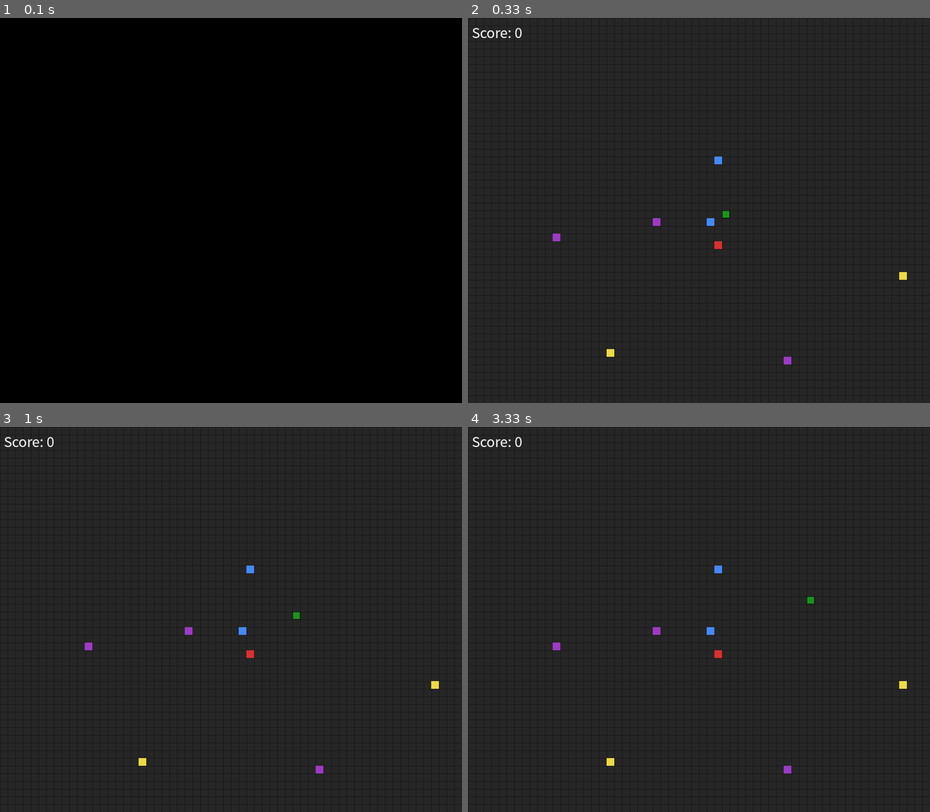
Above: before the commit, frames 1-4 (two rows, left to right).
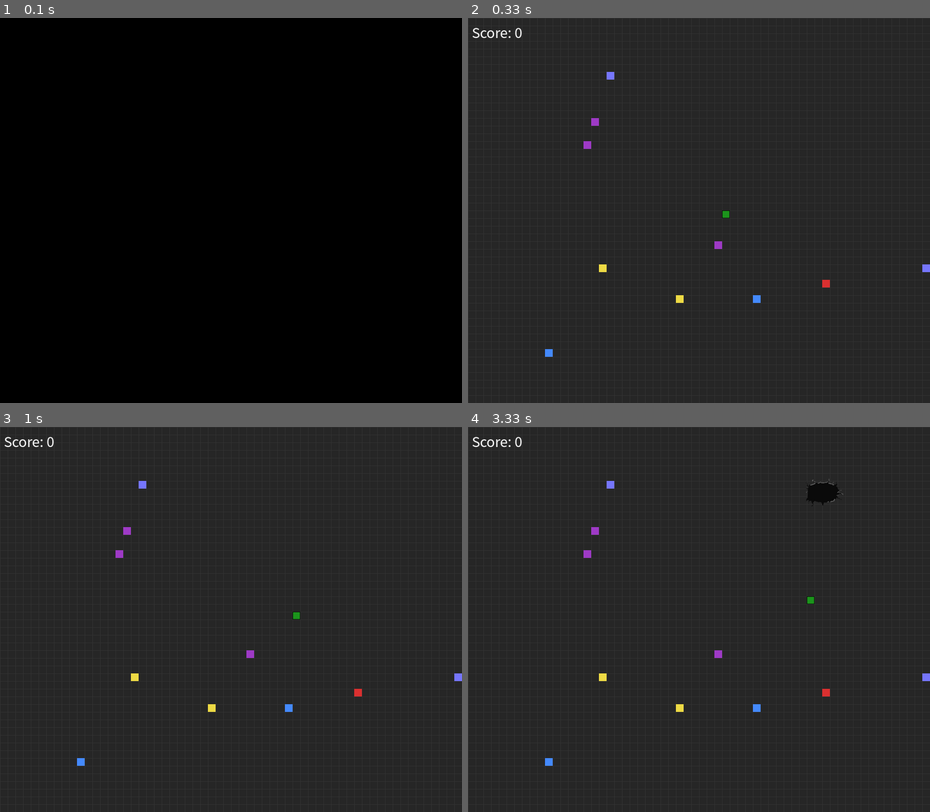
Above: after the commit, the same moments.

Repository: Hoseo20260180/my-first-game
Game: pygame game, started from snake/snake.py
The game is run twice, just before and just after one commit, with the same random seed, the same clock (stepped at 60 frames per second) and the same inputs.
Inputs:
- Up to frame 1 (0.1 s): no input
- Up to frame 2 (0.33 s): no input
- Up to frame 3 (1 s): hold Up from 0.83 s (still down)
- Up to frame 4 (3.33 s): release Up at 1.3 s; hold Right 1.33-1.8 s; hold Down 2.4-2.7 s; hold Left 2.73-3.13 s; hold Up from 3.17 s (still down)

Frame 1 is identical in both runs. In frame 2, 13% of the frame differs, in the area x 0-100%, y 0-100%; in frame 3, 13%; in frame 4, 14%.

Commit message:
2026_04_14

Diff:
--- a/snake/snake.py
+++ b/snake/snake.py
@@ -4,115 +4,131 @@
 
 pygame.init()
 
-
+# ------------------ 폰트 ------------------
 def get_korean_font(size):
-    candidates = ["malgungothic", "applegothic", "nanumgothic", "notosanscjk"]
-    for name in candidates:
+    for name in ["malgungothic", "applegothic", "nanumgothic", "notosanscjk"]:
         font = pygame.font.SysFont(name, size)
         if font.get_ascent() > 0:
             return font
     return pygame.font.SysFont(None, size)
 
+# ------------------ 설정 ------------------
 WIDTH, HEIGHT = 1200, 1000
 CELL = 20
-FPS = 10
-SPEED = 10 # 시작 속도값
-#아이템 갯수 최댓값
+SPEED = 10
+
 POISON_COUNT = 3
 INV_COUNT = 2
 SPEED_COUNT = 2
-
+SLOW_COUNT = 2
+
+SAFE_DISTANCE = 6
+HOLE_MIN_W, HOLE_MAX_W = 4, 7
+
+INV_DURATION = 5
+SPEED_DURATION = 5
+SLOW_DURATION = 5
+
+# ------------------ 색상 ------------------
 WHITE = (255, 255, 255)
 BLACK = (0, 0, 0)
 GREEN = (50, 200, 50)
 DARK = (30, 150, 30)
 RED = (220, 50, 50)
 GRAY = (40, 40, 40)
+GRID = (55, 55, 55)
 PURPLE = (160, 60, 200)
 YELLOW = (240, 220, 70)
 BLUE = (70, 140, 255)
-
+CYAN = (120, 120, 255)
+
+# ------------------ 화면 ------------------
 screen = pygame.display.set_mode((WIDTH, HEIGHT))
 pygame.display.set_caption("Snake")
 clock = pygame.time.Clock()
+
 font = get_korean_font(36)
 font_big = get_korean_font(72)
 
-# --- 사운드 자리 ---
-# eat_sound = pygame.mixer.Sound("eat.wav")
-# die_sound = pygame.mixer.Sound("die.wav")
-
-
-def new_food(snake): #열매 생성
-    while True:
+# ------------------ 구멍 ------------------
+hole_img = pygame.image.load("asset/hole.png").convert_alpha()
+
+# ------------------ 안전 생성 ------------------
+def new_items(count, snake, occupied):
+    items = []
+    tries = 0
+
+    while len(items) < count and tries < 2000:
+        tries += 1
+
         pos = (
             random.randrange(0, WIDTH // CELL) * CELL,
             random.randrange(0, HEIGHT // CELL) * CELL,
         )
+
+        if pos in snake:
+            continue
+        if pos in occupied:
+            continue
+        if pos in items:
+            continue
+
+        items.append(pos)
+
+    return items
+
+def new_food(snake):
+    while True:
+        pos = (random.randrange(0, WIDTH // CELL) * CELL,
+               random.randrange(0, HEIGHT // CELL) * CELL)
         if pos not in snake:
             return pos
 
-def new_poison(snake, food): #독 열매 생성
+def new_hole(snake):
     while True:
-        pos = (
-            random.randrange(0, WIDTH // CELL) * CELL,
-            random.randrange(0, HEIGHT // CELL) * CELL,
+        w = random.randint(HOLE_MIN_W, HOLE_MAX_W)
+        h = random.randint(2, max(2, w - 1))
+
+        x = random.randrange(0, WIDTH // CELL - w) * CELL
+        y = random.randrange(0, HEIGHT // CELL - h) * CELL
+
+        head = snake[0]
+        dist = abs(head[0] - x) // CELL + abs(head[1] - y) // CELL
+
+        if dist < SAFE_DISTANCE:
+            continue
+
+        overlap = any(
+            (x + i * CELL, y + j * CELL) in snake
+            for i in range(w)
+            for j in range(h)
         )
-        if pos not in snake and pos != food:
-            return pos
-
-def new_invincible(snake, food, poison): #무적 아이템 생성
-    while True:
-        pos = (
-            random.randrange(0, WIDTH // CELL) * CELL,
-            random.randrange(0, HEIGHT // CELL) * CELL,
-        )
-        if pos not in snake and pos != food and pos != poison:
-            return pos
-
-def new_speed_item(snake, food, poison, inv_item):
-    while True:
-        pos = (
-            random.randrange(0, WIDTH // CELL) * CELL,
-            random.randrange(0, HEIGHT // CELL) * CELL,
-        )
-        if pos not in snake and pos not in (food, poison, inv_item):
-            return pos
-
-def new_item_positions(count, snake, occupied):
-    items = []
-    while len(items) < count:
-        pos = (
-            random.randrange(0, WIDTH // CELL) * CELL,
-            random.randrange(0, HEIGHT // CELL) * CELL,
-        )
-        if pos not in snake and pos not in occupied and pos not in items:
-            items.append(pos)
-    return items
-
+
+        if not overlap:
+            surf = pygame.transform.scale(hole_img, (w * CELL, h * CELL))
+            return (x, y, w, h, surf)
+
+# ------------------ 그리기 ------------------
 def draw_grid():
     for x in range(0, WIDTH, CELL):
-        pygame.draw.line(screen, (20, 20, 20), (x, 0), (x, HEIGHT))
+        pygame.draw.line(screen, GRID, (x, 0), (x, HEIGHT))
     for y in range(0, HEIGHT, CELL):
-        pygame.draw.line(screen, (20, 20, 20), (0, y), (WIDTH, y))
-
-
-def draw_snake(snake,invincible):
+        pygame.draw.line(screen, GRID, (0, y), (WIDTH, y))
+
+def draw_snake(snake, invincible):
     for i, seg in enumerate(snake):
         color = YELLOW if invincible else (DARK if i == 0 else GREEN)
         pygame.draw.rect(screen, color, (*seg, CELL, CELL))
         pygame.draw.rect(screen, BLACK, (*seg, CELL, CELL), 1)
 
-
-def draw_hud(score):
-    screen.blit(font.render(f"Score: {score}", True, WHITE), (10, 10))
-
+# ------------------ 게임 오버 ------------------
 def game_over_screen(score):
     screen.fill(GRAY)
-    screen.blit(font_big.render("GAME OVER", True, RED), (220, 220))
-    screen.blit(font.render(f"Score: {score}", True, WHITE), (350, 310))
-    screen.blit(font.render("R: Restart   Q: Quit", True, WHITE), (270, 360))
+    screen.blit(font_big.render("GAME OVER", True, RED), (350, 250))
+    screen.blit(font.render(f"Score: {score}", True, WHITE), (520, 360))
+    screen.blit(font.render("R: Restart   Q: Quit", True, WHITE), (450, 420))
     pygame.display.flip()
+
     while True:
         for e in pygame.event.get():
             if e.type == pygame.QUIT:
@@ -125,43 +141,51 @@
                     pygame.quit()
                     sys.exit()
 
+# ------------------ 메인 ------------------
 def main():
 
     snake = [(WIDTH // 2, HEIGHT // 2)]
     direction = (CELL, 0)
+
+    # 🔥 생성 순서 FIX (핵심)
     food = new_food(snake)
-    poisons = new_item_positions(POISON_COUNT, snake, [food])
-    #무적
-    inv_items = new_item_positions(INV_COUNT, snake, [food] + poisons)
+    poisons = new_items(POISON_COUNT, snake, [food])
+    inv_items = new_items(INV_COUNT, snake, [food] + poisons)
+    speed_items = new_items(SPEED_COUNT, snake, [food] + poisons + inv_items)
+    slow_items = new_items(SLOW_COUNT, snake, [food] + poisons + inv_items + speed_items)
+
     invincible = False
+    speed_boost = False
+    slow_boost = False
+
     inv_timer = 0
-    INV_DURATION = 5  # 초
-    #게임 가속
-    speed_items = new_item_positions(SPEED_COUNT, snake, [food] + poisons + inv_items)
-    speed_boost = False
     speed_timer = 0
-    SPEED_DURATION = 5  # 초
-    SPEED_MULTIPLIER = 1.8
-    base_speed = SPEED
+    slow_timer = 0
+
+    holes = []
+    hole_timer = 3
 
     score = 0
-    speed = SPEED
+
+    # ------------------ loop ------------------
     while True:
-        current_speed = int(base_speed * SPEED_MULTIPLIER) if speed_boost else base_speed
-        dt = clock.tick(current_speed) / 1000  # 초 단위
+
+        # 속도 결정
         if speed_boost:
-            speed_timer -= dt
-            if speed_timer <= 0:
-                speed_boost = False
-        if invincible:
-            inv_timer -= dt
-            if inv_timer <= 0:
-                invincible = False
-
+            speed = SPEED * 2
+        elif slow_boost:
+            speed = max(2, int(SPEED * 0.5))
+        else:
+            speed = SPEED
+
+        dt = clock.tick(speed) / 1000
+
+        # ---------------- input ----------------
         for e in pygame.event.get():
             if e.type == pygame.QUIT:
                 pygame.quit()
                 sys.exit()
+
             if e.type == pygame.KEYDOWN:
                 if e.key == pygame.K_UP and direction != (0, CELL):
                     direction = (0, -CELL)
@@ -172,82 +196,133 @@
                 if e.key == pygame.K_RIGHT and direction != (-CELL, 0):
                     direction = (CELL, 0)
 
-        new_x = snake[0][0] + direction[0]
-        new_y = snake[0][1] + direction[1]
-
-# 🟡 무적이면 벽 통과 (반대편 이동)
+        # ---------------- move ----------------
+        x = snake[0][0] + direction[0]
+        y = snake[0][1] + direction[1]
+
         if invincible:
-            new_x %= WIDTH
-            new_y %= HEIGHT
-
-        head = (new_x, new_y)
-
-        hit_wall = (
-            head[0] < 0
-            or head[0] >= WIDTH
-            or head[1] < 0
-            or head[1] >= HEIGHT
-        )
-
-        hit_self = head in snake
-
-        if (hit_wall and not invincible) or hit_self:
-            # die_sound.play()
+            x %= WIDTH
+            y %= HEIGHT
+
+        head = (x, y)
+
+        # ---------------- hole ----------------
+        hole_timer -= dt
+        if hole_timer <= 0:
+            holes.append(new_hole(snake))
+            hole_timer = random.randint(3, 6)
+
+        for hx, hy, hw, hh, _ in holes:
+            if hx <= head[0] < hx + hw * CELL and hy <= head[1] < hy + hh * CELL:
+                if not invincible:
+                    if game_over_screen(score):
+                        main()
+                    return
+
+        # ---------------- death ----------------
+        if (x < 0 or x >= WIDTH or y < 0 or y >= HEIGHT) and not invincible:
             if game_over_screen(score):
                 main()
             return
 
-        if invincible:
-            screen.blit(font.render("INVINCIBLE!", True, YELLOW), (600, 10))
-
-        if speed_boost:
-            screen.blit(font.render("SPEED UP!", True, BLUE), (580, 40))
-
+        if head in snake:
+            if game_over_screen(score):
+                main()
+            return
 
         snake.insert(0, head)
 
-        grow = False  # 🔥 기본: 안 자람
-
-        # 🍎 일반 열매
+        grow = False
+
+        # ---------------- items ----------------
         if head == food:
             score += 10
             food = new_food(snake)
             grow = True
-        # 🟣 독 열매
+
         elif head in poisons:
-            score -= 5
+            score = max(0, score - 5)
             poisons.remove(head)
-            poisons.append(new_item_positions(1, snake, [food] + poisons)[0])
+            poisons.append(new_items(1, snake, [food] + poisons)[0])
             grow = True
-        # 🟡 무적 아이템
+
         elif head in inv_items:
             invincible = True
             inv_timer = INV_DURATION
             inv_items.remove(head)
-            inv_items.append(new_item_positions(1, snake, [food] + poisons + inv_items)[0])
-        # 🔵 속도 디버프
+            inv_items.append(new_items(1, snake, [food] + poisons + inv_items)[0])
+
         elif head in speed_items:
-            speed_boost = True
-            speed_timer = SPEED_DURATION
+            if slow_boost:
+                slow_boost = False
+                slow_timer = 0
+                speed_boost = False
+                speed_timer = 0
+            else:
+                speed_boost = True
+                speed_timer = SPEED_DURATION
+
             speed_items.remove(head)
-            speed_items.append(new_item_positions(1, snake, [food] + poisons + inv_items + speed_items)[0])
-        # ❗ 여기 하나로 통제
+            speed_items.append(new_items(1, snake, [food] + poisons + inv_items + speed_items)[0])
+
+        elif head in slow_items:
+            if speed_boost:
+                speed_boost = False
+                speed_timer = 0
+                slow_boost = False
+                slow_timer = 0
+            else:
+                slow_boost = True
+                slow_timer = SLOW_DURATION
+
+            slow_items.remove(head)
+            slow_items.append(new_items(1, snake, [food] + poisons + inv_items + speed_items + slow_items)[0])
+
+        # ---------------- timers ----------------
+        if invincible:
+            inv_timer -= dt
+            if inv_timer <= 0:
+                invincible = False
+
+        if speed_boost:
+            speed_timer -= dt
+            if speed_timer <= 0:
+                speed_boost = False
+
+        if slow_boost:
+            slow_timer -= dt
+            if slow_timer <= 0:
+                slow_boost = False
+
         if not grow:
             snake.pop()
 
+        # ---------------- render ----------------
         screen.fill(GRAY)
+
         draw_grid()
-        #화면상에 아이템 생성
+
         pygame.draw.rect(screen, RED, (*food, CELL, CELL))
+
         for p in poisons:
             pygame.draw.rect(screen, PURPLE, (*p, CELL, CELL))
+
         for i in inv_items:
             pygame.draw.rect(screen, YELLOW, (*i, CELL, CELL))
+
         for s in speed_items:
             pygame.draw.rect(screen, BLUE, (*s, CELL, CELL))
 
-        draw_snake(snake,invincible)
-        draw_hud(score)
+        for s in slow_items:
+            pygame.draw.rect(screen, CYAN, (*s, CELL, CELL))
+
+        for hx, hy, hw, hh, surf in holes:
+            screen.blit(surf, (hx, hy))
+
+        draw_snake(snake, invincible)
+
+        screen.blit(font.render(f"Score: {score}", True, WHITE), (10, 10))
+
         pygame.display.flip()
 
 
Not shown, changed: 5주차_기획서_20260180_임윤진.md
